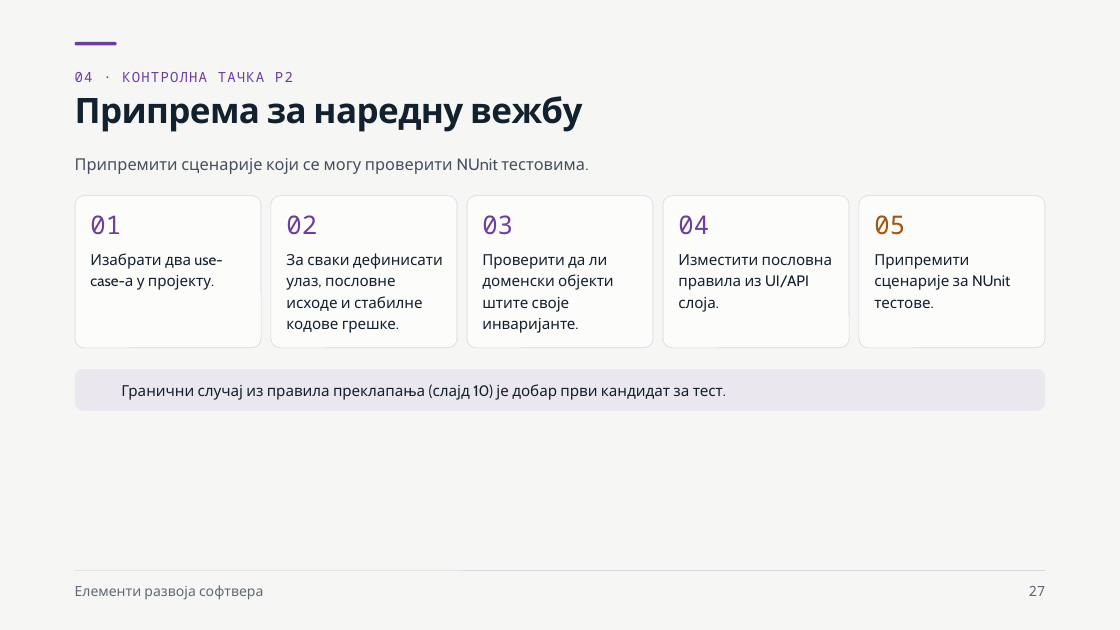
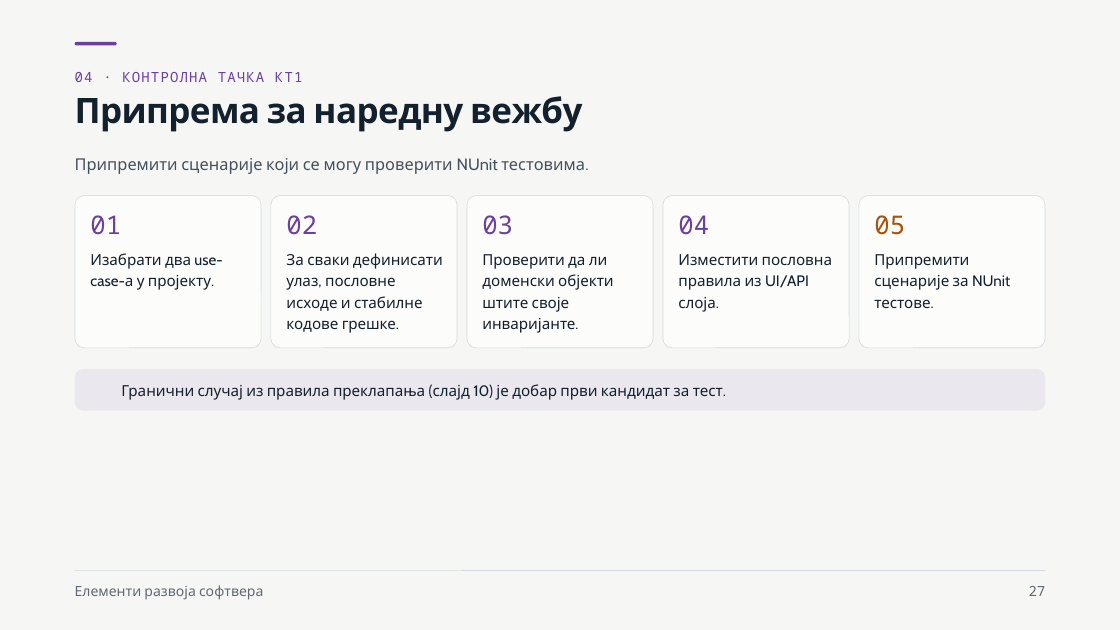
Before and after one commit to owlCoder/ftn-nastavni-materijali, a slide deck: slide 27 of 01 Elementi Razvoja Softvera/02 Prezentacije/PPTX/03 Пословна логика и слој случајева употребе.pptx. Drawn at 1120x630 pixels with LibreOffice and Linux fonts; fonts in the diff are those of the drawing; background and template pictures are left out. Boxes give left, top, right and bottom in pixels: in the first picture for what was removed or moved away, otherwise in the second. Text is boxed around its words. In the diff, an @@ line names an element or a change of style, - is before the commit and + after.

```diff
--- a/01 Elementi Razvoja Softvera/02 Prezentacije/PPTX/03 Пословна логика и слој случајева употребе.pptx
+++ b/01 Elementi Razvoja Softvera/02 Prezentacije/PPTX/03 Пословна логика и слој случајева употребе.pptx
@@ text at [75, 72, 302, 82]: text changed @@
-04 · КОНТРОЛНА ТАЧКА P2
+04 · КОНТРОЛНА ТАЧКА КТ1
```
Also in this commit, not shown: 5 other slides changed, 21 other files.
